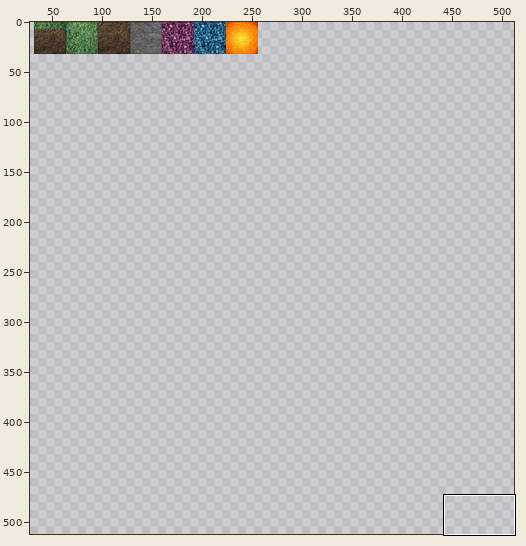
File history of a sprite sheet, netclient/media/texture/blocks_01.png. The first picture is a wide view before the edit; the outline marks the close-up.
Close-up. First the earlier version:
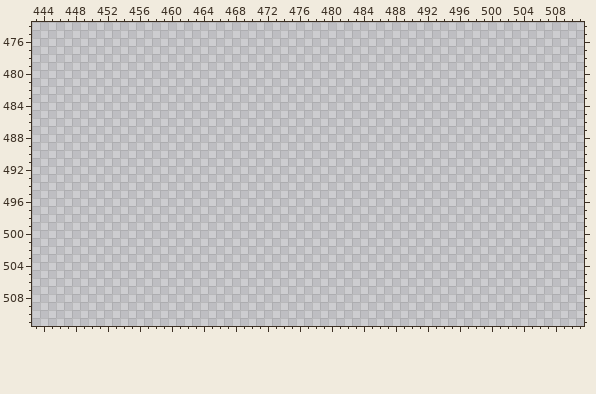
The file is 512x512 pixels. Shown: x 443..511, y 474..511. The wide view leaves out empty margins.
New version:
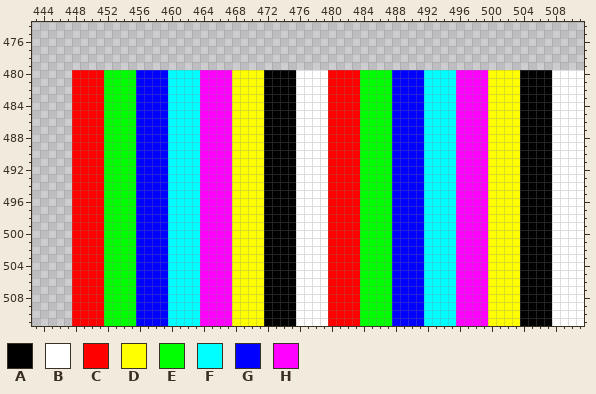
Palette (. is transparent): A #000000  B #ffffff  C #ff0000  D #ffff00  E #00ff00  F #00ffff  G #0000ff  H #ff00ff
Changes in this commit:
There is now colour A in rows 480 to 511 at x 472 to 475 and 504 to 507.
There is now colour B in rows 480 to 511 at x 476 to 479 and 508 to 511.
There is now colour C in rows 480 to 511 at x 448 to 451 and 480 to 483.
There is now colour D in rows 480 to 511 at x 468 to 471 and 500 to 503.
There is now colour E in rows 480 to 511 at x 452 to 455 and 484 to 487.
There is now colour F in rows 480 to 511 at x 460 to 463 and 492 to 495.
There is now colour G in rows 480 to 511 at x 456 to 459 and 488 to 491.
There is now colour H in rows 480 to 511 at x 464 to 467 and 496 to 499.
Pixel boxes of the changes (left, top, right, bottom) in both close-ups:
added: (72, 70, 584, 326)
